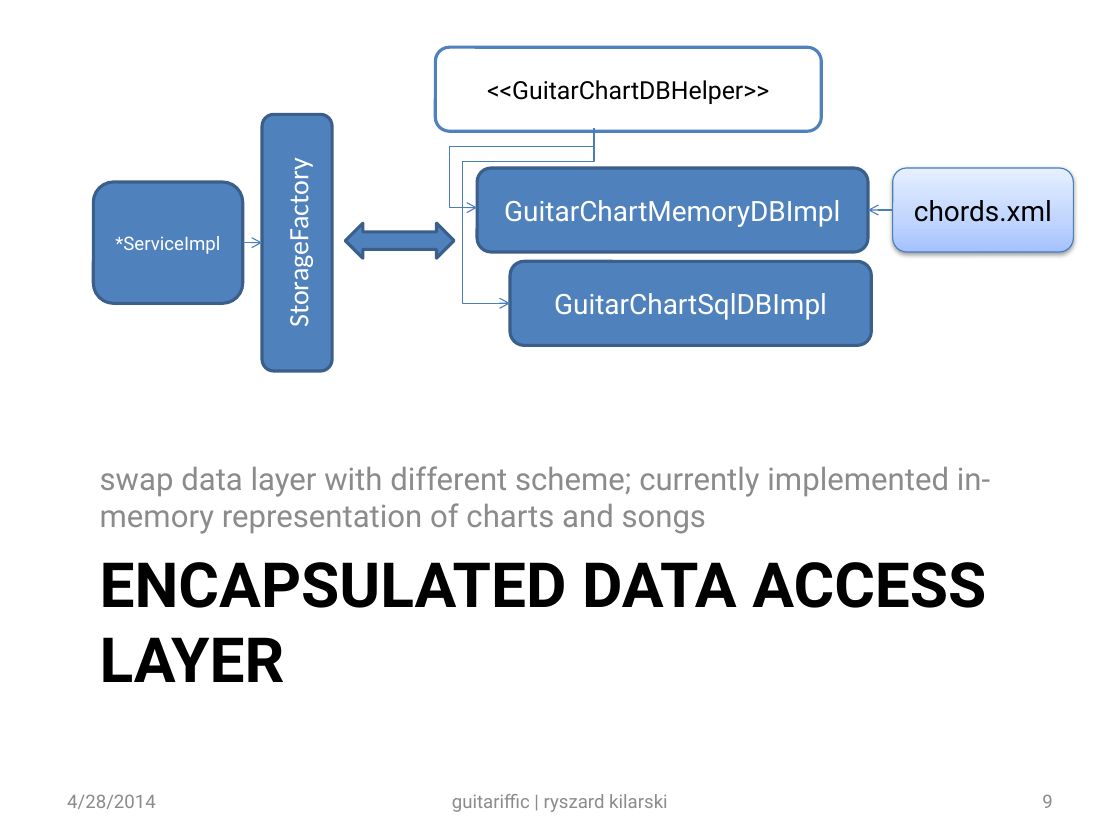
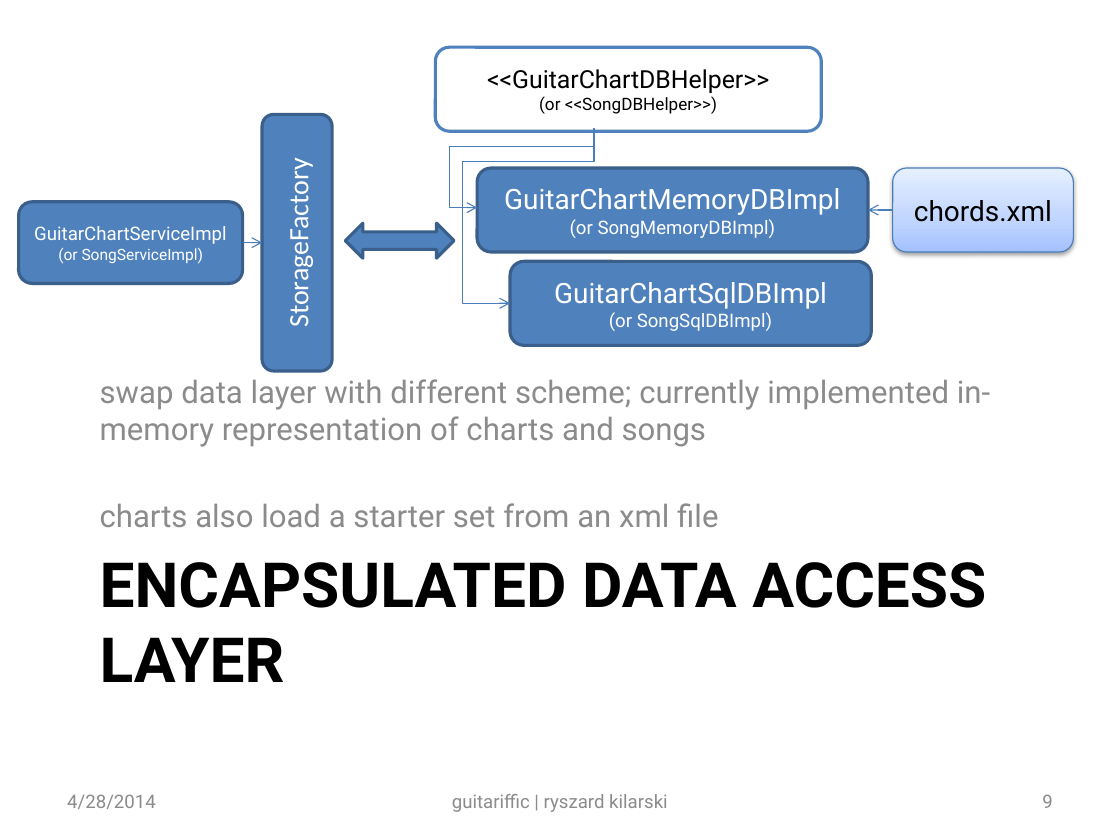
Before and after one commit to rkilarski/ryski-coding, a slide deck: slide 9 of guitarifficWS/Guitariffic Presentation.pptx. Drawn at 1120x840 pixels with LibreOffice and Linux fonts; fonts in the diff are those of the drawing. Boxes give left, top, right and bottom in pixels: in the first picture for what was removed or moved away, otherwise in the second. Text is boxed around its words. In the diff, an @@ line names an element or a change of style, - is before the commit and + after.

```diff
--- a/guitarifficWS/Guitariffic Presentation.pptx
+++ b/guitarifficWS/Guitariffic Presentation.pptx
@@ text in rounded rectangle at (539, 96, 717, 114): paragraph added @@
+(or <<SongDBHelper>>)
@@ rounded rectangle "GuitarChartServiceImpl": place and size @@
-rounded rectangle "GuitarChartServiceImpl" at (93, 181, 242, 302)
+rounded rectangle "GuitarChartServiceImpl" at (19, 202, 243, 283)
@@ text in rounded rectangle at (34, 226, 226, 264): text changed @@
-*ServiceImpl
+GuitarChartServiceImpl
+(or SongServiceImpl)
@@ text in rounded rectangle at (570, 219, 776, 238): paragraph added @@
+(or SongMemoryDBImpl)
@@ text in rounded rectangle at (609, 312, 772, 331): paragraph added @@
+(or SongSqlDBImpl)
@@ text at (100, 503, 718, 527): paragraph added @@
+charts also load a starter set from an xml file
```
Also in this commit, not shown: 6 other slides changed.
